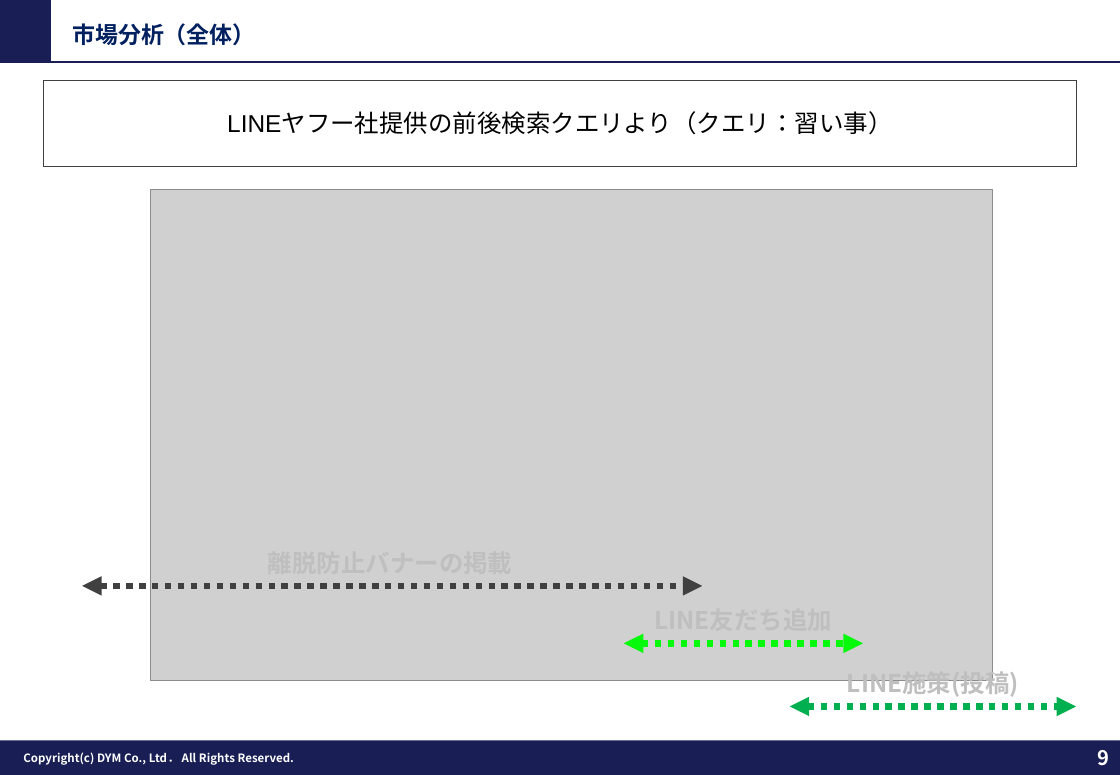
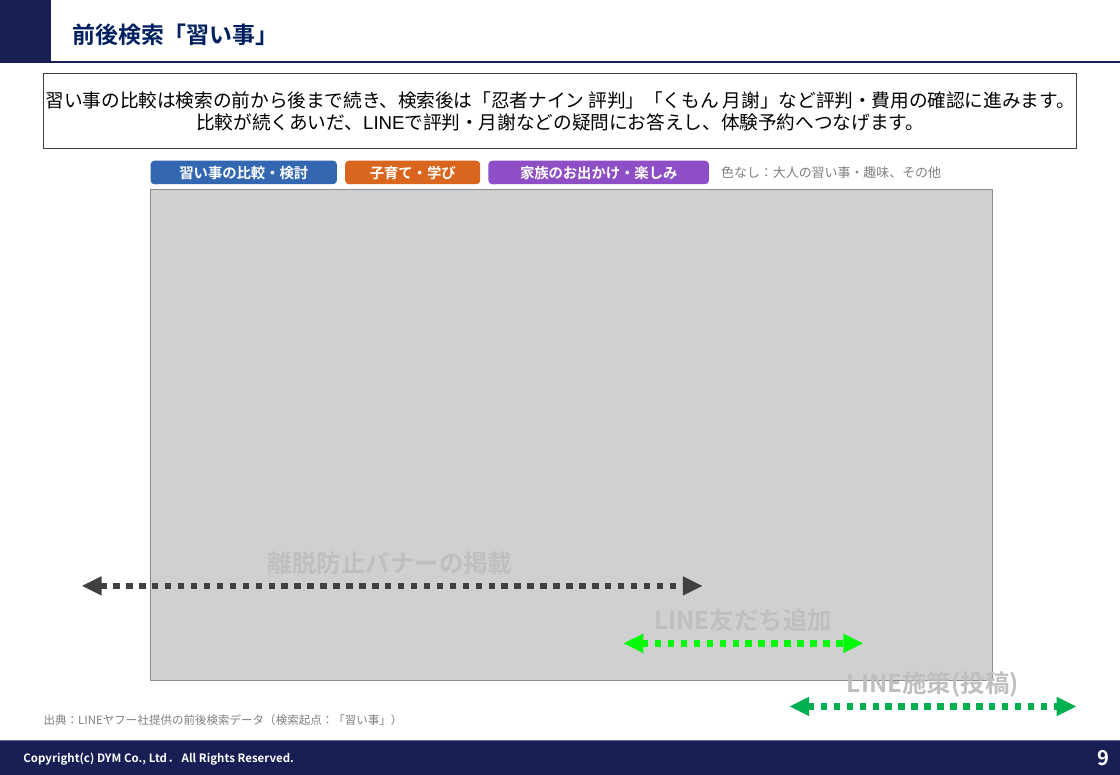
Before and after one commit to tonomura-r-dev/folder, a slide deck: slide 9 of 202609_株式会社やる気スイッチグループ御中_LINE公式アカウント運用のご提案_ver2_4.pptx. Drawn at 1120x775 pixels with LibreOffice and Linux fonts; fonts in the diff are those of the drawing; grey boxes stand for pictures; background and template pictures are left out. Boxes give left, top, right and bottom in pixels: in the first picture for what was removed or moved away, otherwise in the second. Text is boxed around its words. In the diff, an @@ line names an element or a change of style, - is before the commit and + after.

```diff
--- a/202609_株式会社やる気スイッチグループ御中_LINE公式アカウント運用のご提案_ver2_4.pptx
+++ b/202609_株式会社やる気スイッチグループ御中_LINE公式アカウント運用のご提案_ver2_4.pptx
@@ text at bbox=[72, 23, 278, 45]: text changed @@
-市場分析（全体）
+前後検索「習い事」
@@ rectangle "習い事の比較は検索の前から後まで続き、検索後は「忍者ナイン 評判」「くもん 月謝」など評判・費用の確認に進みます。": place and size @@
-rectangle "習い事の比較は検索の前から後まで続き、検索後は「忍者ナイン 評判」「くもん 月謝」など評判・費用の確認に進みます。" at bbox=[43, 80, 1077, 165]
+rectangle "習い事の比較は検索の前から後まで続き、検索後は「忍者ナイン 評判」「くもん 月謝」など評判・費用の確認に進みます。" at bbox=[43, 73, 1077, 149]
@@ text in rectangle at bbox=[46, 91, 1075, 131]: text changed; size 17 to 13 pt @@
-LINEヤフー社提供の前後検索クエリより（クエリ：習い事）
+習い事の比較は検索の前から後まで続き、検索後は「忍者ナイン 評判」「くもん 月謝」など評判・費用の確認に進みます。
+比較が続くあいだ、LINEで評判・月謝などの疑問にお答えし、体験予約へつなげます。
@@ rounded rectangle added at bbox=[151, 161, 337, 185], fill #3467B2, 10 pt, text #FFFFFF, bold @@
+習い事の比較・検討
@@ rounded rectangle added at bbox=[345, 161, 481, 185], fill #D9661F, 10 pt, text #FFFFFF, bold @@
+子育て・学び
@@ rounded rectangle added at bbox=[488, 161, 708, 185], fill #8E4EC6, 10 pt, text #FFFFFF, bold @@
+家族のお出かけ・楽しみ
@@ text added at bbox=[721, 166, 941, 178], 9 pt, text #7F7F7F @@
+色なし：大人の習い事・趣味、その他
@@ text added at bbox=[44, 714, 403, 725], 8 pt, text #7F7F7F @@
+出典：LINEヤフー社提供の前後検索データ（検索起点：「習い事」）
```
Also in this commit, not shown: 2 other slides changed, 6 other files.
